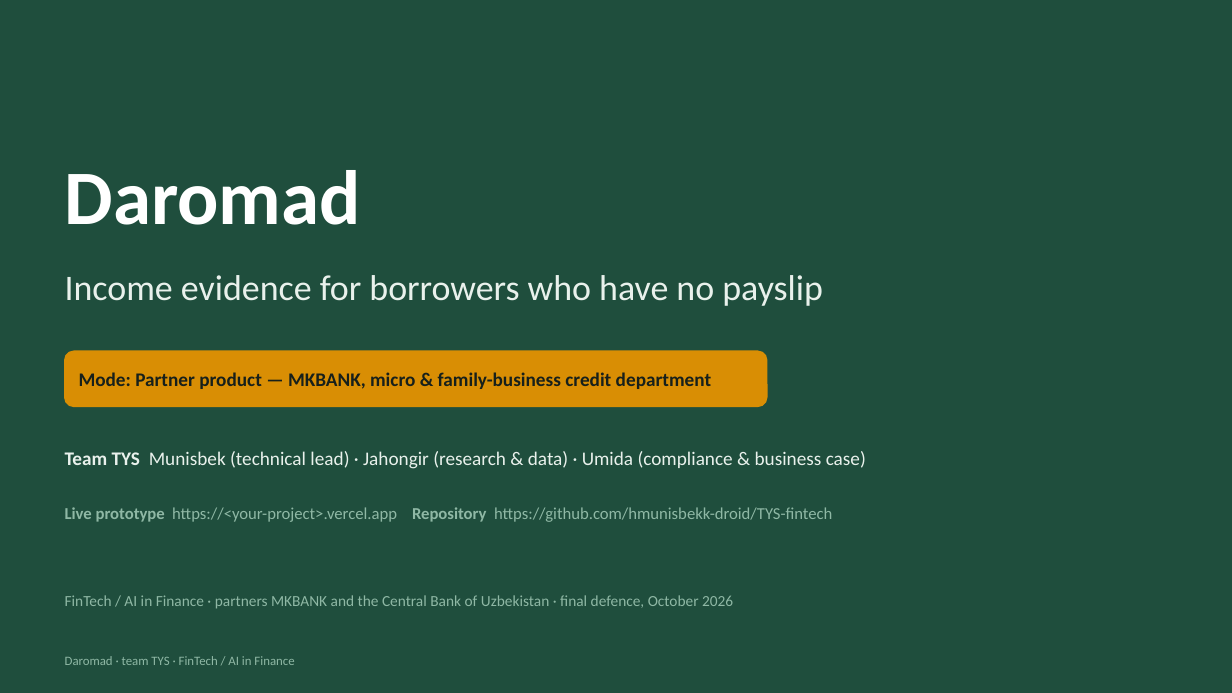
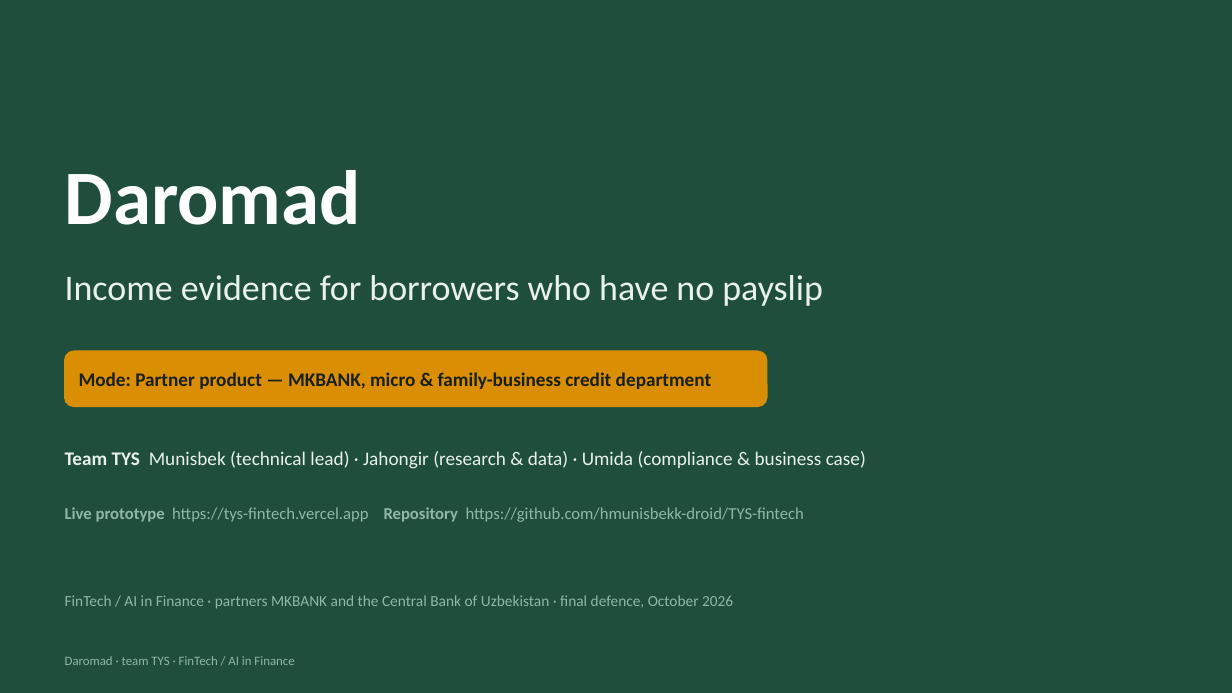
Before and after one commit to hmunisbekk-droid/TYS-fintech, a slide deck: slide 1 of deck/Daromad_TYS_deck.pptx. Drawn at 1232x693 pixels with LibreOffice and Linux fonts; fonts in the diff are those of the drawing. Boxes give left, top, right and bottom in pixels: in the first picture for what was removed or moved away, otherwise in the second. Text is boxed around its words. In the diff, an @@ line names an element or a change of style, - is before the commit and + after.

Commit message:
Add live URL (tys-fintech.vercel.app) to README and deck; site QR on demo slide

```diff
--- a/deck/Daromad_TYS_deck.pptx
+++ b/deck/Daromad_TYS_deck.pptx
@@ text at [65, 507, 804, 522]: text changed @@
-Live prototype https://<your-project>.vercel.app Repository https://github.com/hmunisbekk-droid/TYS-fintech
+Live prototype https://tys-fintech.vercel.app Repository https://github.com/hmunisbekk-droid/TYS-fintech
```
Also in this commit, not shown: 2 other slides changed, 4 other files.
